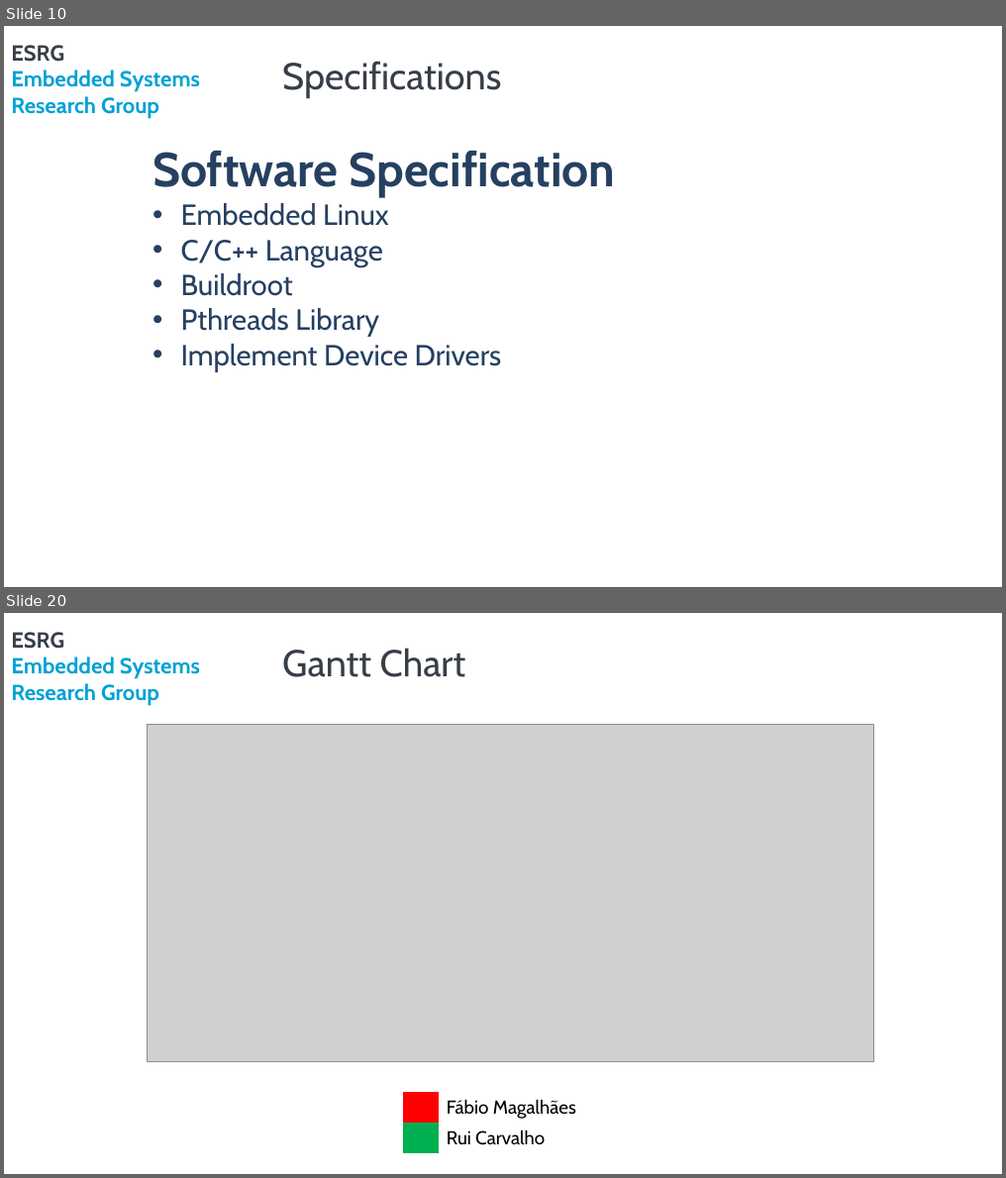
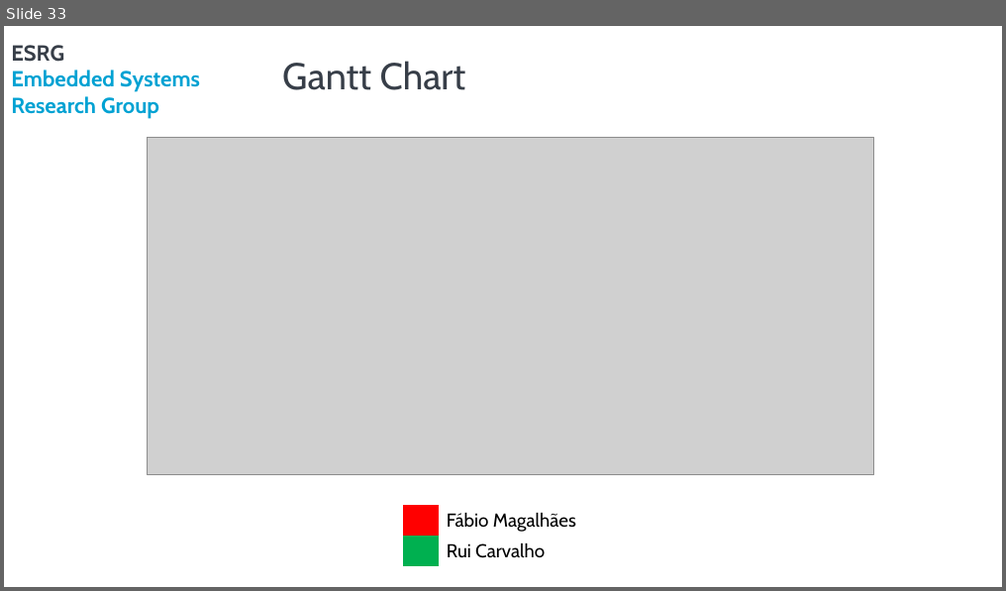
Before and after one commit to rpcarvalho/PSE, a slide deck: Reports/AnalysisApresentation_A75030_FabioMagalhaes_A76279_RuiCarvalho.pptx. Shown one above the other, each under a label of ours: slides 10 and 20 before the commit, slide 33 after it; the slides between them are not shown. The pictures are 1006x1178 and 1006x591 pixels, drawn with LibreOffice and Linux fonts; fonts in the diff are those of the drawing; grey boxes stand for pictures; background and template pictures are left out. Boxes give left, top, right and bottom in pixels: in the first picture for what was removed or moved away, otherwise in the second. Text is boxed around its words. In the diff, an @@ line names an element or a change of style, - is before the commit and + after.

```diff
--- a/Reports/AnalysisApresentation_A75030_FabioMagalhaes_A76279_RuiCarvalho.pptx
+++ b/Reports/AnalysisApresentation_A75030_FabioMagalhaes_A76279_RuiCarvalho.pptx
@@ slide 10 removed at box(4, 26, 1002, 587), background #FFFFFF; not listed: 2 template elements that a slide beside it also shows @@
@@ title removed at box(282, 61, 501, 98) @@
-Specifications
@@ text removed at box(152, 150, 616, 372) @@
-Software Specification
-• Embedded Linux
-• C/C++ Language
-• Buildroot
-• Pthreads Library
-• Implement Device Drivers
@@ what was slide 20 is now slide 33 @@
```
Also in this commit, not shown: 6 slides changed, 24 slides added, 10 other slides removed, 1 other file.
